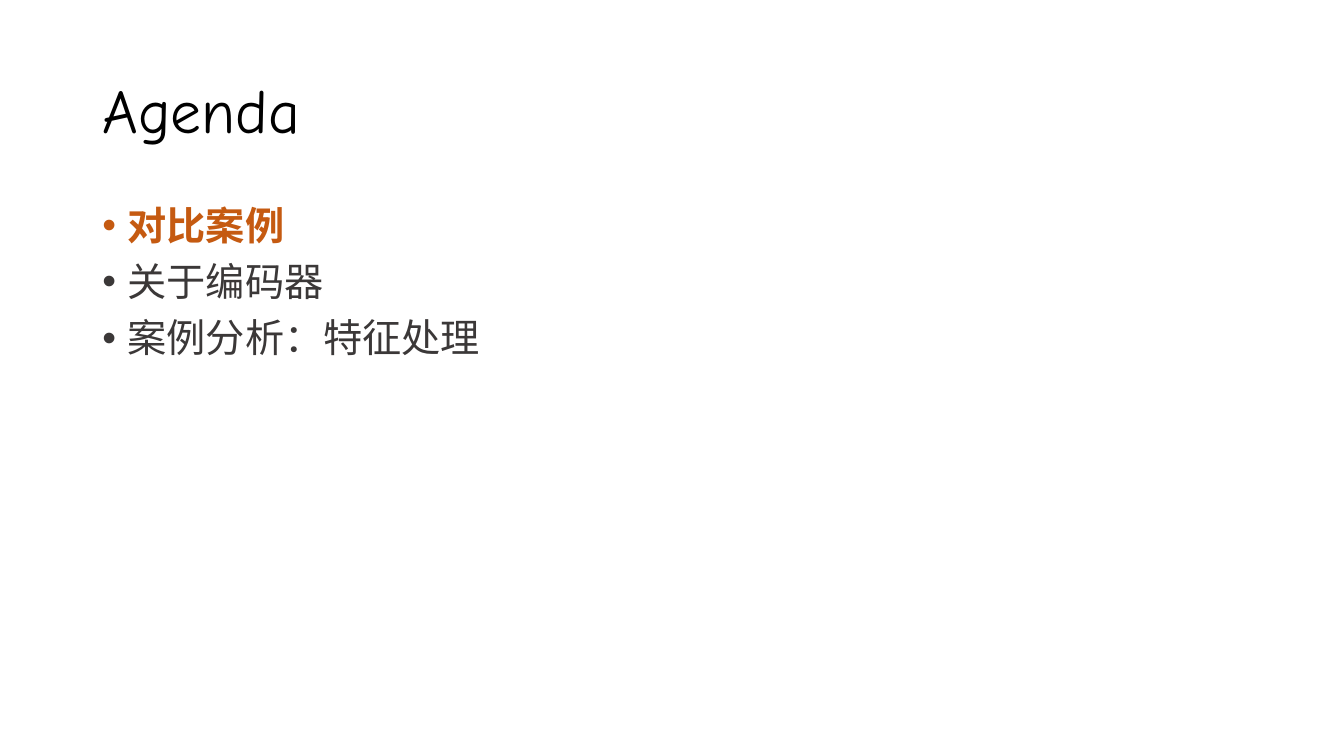
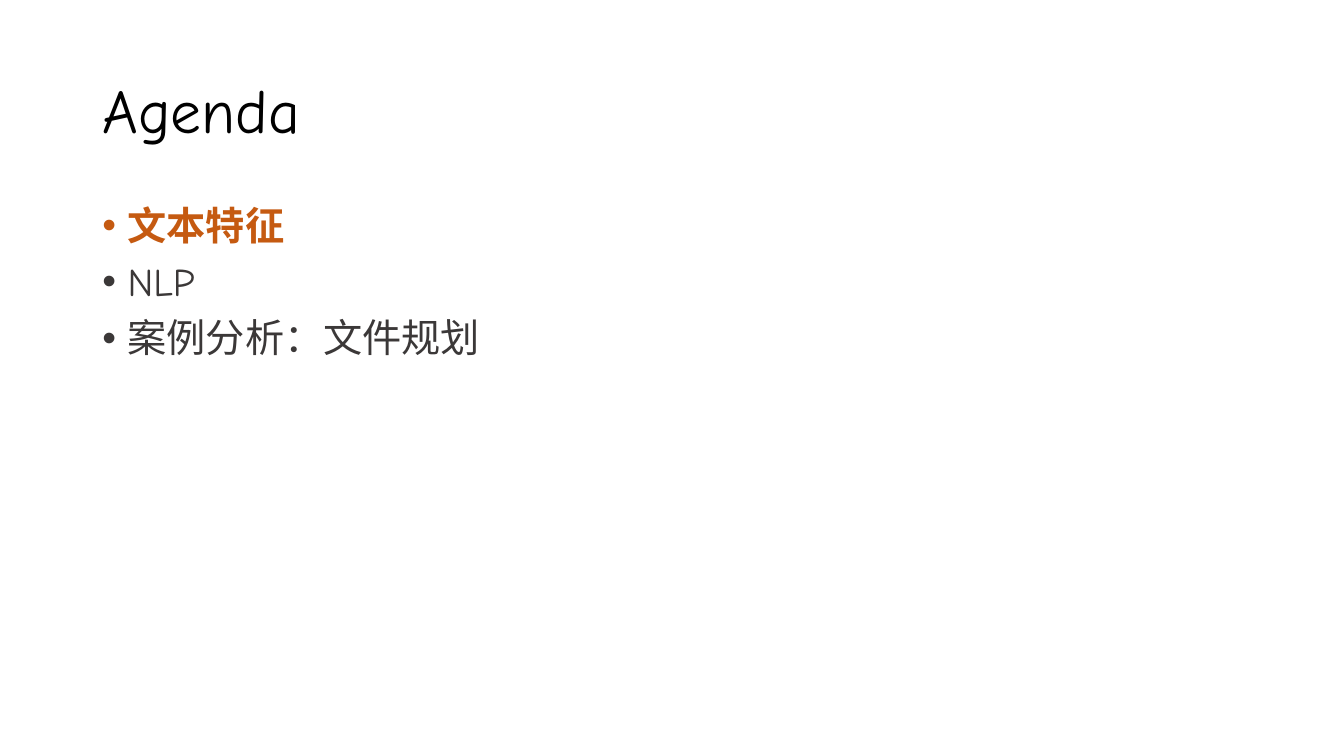
Before and after one commit to silentbalanceyh/cda-exam, a slide deck: slide 2 of ppt/04.二分类-文本输入.pptx. Drawn at 1344x756 pixels with LibreOffice and Linux fonts; fonts in the diff are those of the drawing; background and template pictures are left out. Boxes give left, top, right and bottom in pixels: in the first picture for what was removed or moved away, otherwise in the second. Text is boxed around its words. In the diff, an @@ line names an element or a change of style, - is before the commit and + after.

Commit message:
文本输入

```diff
--- a/ppt/04.二分类-文本输入.pptx
+++ b/ppt/04.二分类-文本输入.pptx
@@ text at (128,206,598,355): text changed @@
-• 对比案例
-• 关于编码器
-• 案例分析：特征处理异视界
+• 文本特征
+• NLP
+• 案例分析：文件规划异视界
```
Also in this commit, not shown: 1 other slide changed, 5 slides added, 5 other files.
